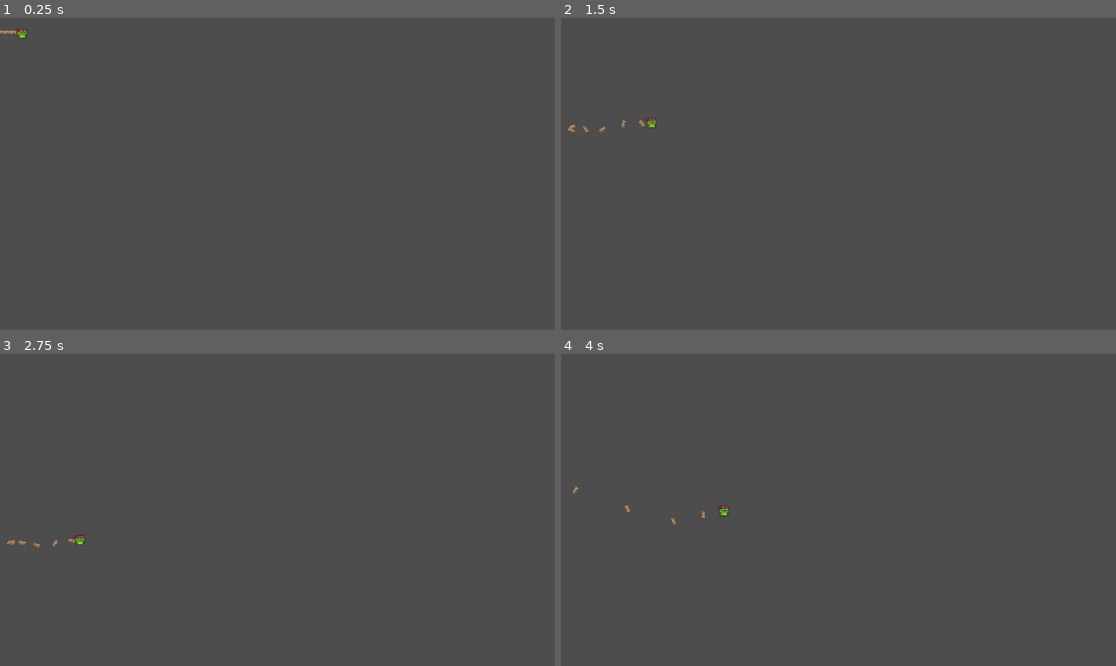
Above: before the commit, frames 1-4 (two rows, left to right).
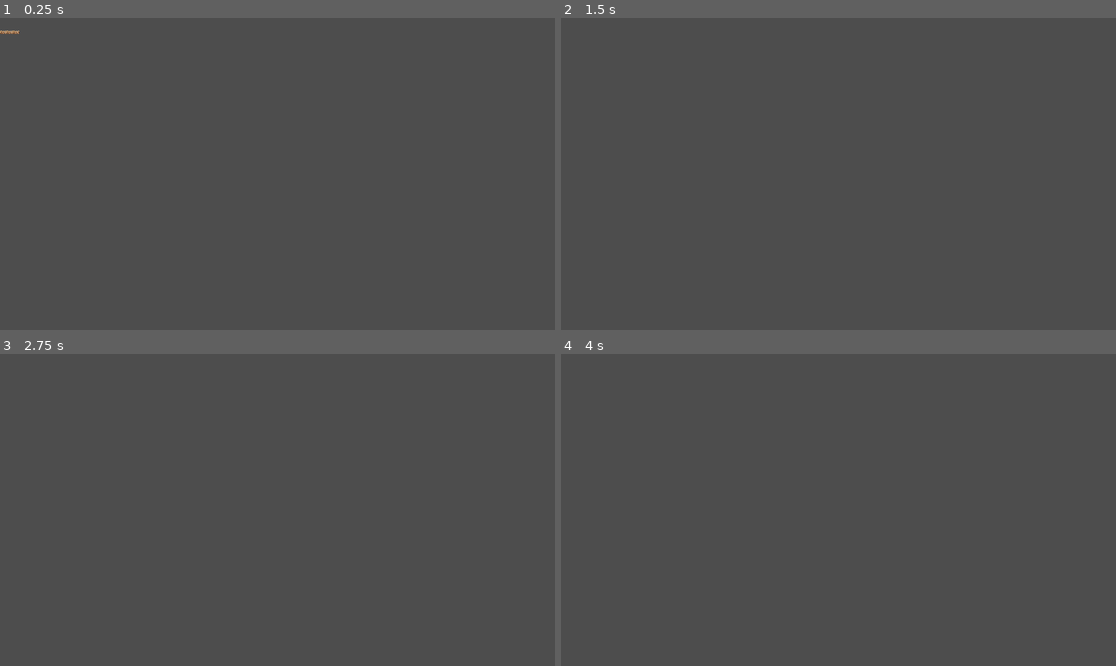
Above: after the commit, the same moments.

Repository: ZeinTonconi/ProyectoFinal---Infografia-2024
Game: Godot game, scene res://scences/Rope.tscn
The game is run twice, just before and just after one commit, with the same random seed, the same clock (stepped at 60 frames per second) and the same inputs.
Inputs:
- Up to frame 1 (0.25 s): no input
- Up to frame 2 (1.5 s): tap Enter at 0.5 s; hold Right (Right player 1) from 0.53 s (still down); tap A (Left player 2) at 0.6 s; tap Up (Up player 1) at 0.77, 1.07 s; tap S (S) at 0.8, 1.35 s
- Up to frame 3 (2.75 s): tap Up (Up player 1) at 1.52, 1.82, 2.3 s; tap W (W, bound only before the commit) at 1.55, 2.1 s; release Right (Right player 1) at 2.03 s; hold Left (Left player 1) from 2.03 s (still down)
- Up to frame 4 (4 s): tap Space at 2.75 s; release Left (Left player 1) at 2.78 s; hold Right (Right player 1) from 2.78 s (still down); tap Up (Up player 1) at 2.85, 3.02, 3.32, 3.77 s; tap A (Left player 2) at 3.05, 3.6 s; tap S (S) at 3.8 s

The runs differ from the first frame. In frame 1, less than 0.1% of the frame differs, in the area x 2-5%, y 3-7%; in frame 2, 0.1%, in the area x 1-18%, y 31-37%; in frame 3, 0.1%; in frame 4, 0.1%.

Commit message:
Rope one node

Diff:
--- a/project.godot
+++ b/project.godot
@@ -37,7 +37,7 @@
 "events": [Object(InputEventKey,"resource_local_to_scene":false,"resource_name":"","device":-1,"window_id":0,"alt_press …(195 unchanged characters)…
 ]
 }
-W={
+"Up player 2"={
 "deadzone": 0.5,
 "events": [Object(InputEventKey,"resource_local_to_scene":false,"resource_name":"","device":0,"window_id":0,"alt_presse …(189 unchanged characters)…
 ]
--- a/scences/Main.tscn
+++ b/scences/Main.tscn
@@ -1,5 +1,6 @@
-[gd_scene load_steps=5 format=3 uid="uid://dd4bw41drq5sj"]
+[gd_scene load_steps=6 format=3 uid="uid://dd4bw41drq5sj"]
 
+[ext_resource type="Script" path="res://scripts/main.gd" id="1_8kj1k"]
 [ext_resource type="PackedScene" uid="uid://bi3xn1sksxo8d" path="res://scences/Rope.tscn" id="1_ylvx1"]
 [ext_resource type="PackedScene" uid="uid://b3yx4k5u7xex6" path="res://scences/player.tscn" id="2_6h1sw"]
 [ext_resource type="Texture2D" uid="uid://bhp33rm7swhio" path="res://assets/Objects/Blue.png" id="3_qxxpj"]
@@ -8,12 +9,14 @@
 size = Vector2(474, 14)
 
 [node name="Main" type="Node2D"]
+script = ExtResource("1_8kj1k")
 
 [node name="Player1" parent="." instance=ExtResource("2_6h1sw")]
-position = Vector2(52, 108)
+position = Vector2(53, 109)
 
 [node name="Player2" parent="." instance=ExtResource("2_6h1sw")]
 position = Vector2(144, 109)
+isPlayer1 = false
 
 [node name="Rope" parent="." instance=ExtResource("1_ylvx1")]
 position = Vector2(96, 112)
--- a/scences/Rope.tscn
+++ b/scences/Rope.tscn
@@ -1,13 +1,13 @@
-[gd_scene load_steps=5 format=3 uid="uid://bi3xn1sksxo8d"]
+[gd_scene load_steps=4 format=3 uid="uid://bi3xn1sksxo8d"]
 
 [ext_resource type="Texture2D" uid="uid://cpd7bcutv5xnb" path="res://assets/Objects/Ropee.png" id="1_q5pwm"]
-[ext_resource type="PackedScene" uid="uid://b3yx4k5u7xex6" path="res://scences/player.tscn" id="2_jrtja"]
 
 [sub_resource type="RectangleShape2D" id="RectangleShape2D_jfv2e"]
 size = Vector2(274, 188.75)
 
-[sub_resource type="RectangleShape2D" id="RectangleShape2D_si3dw"]
-size = Vector2(704.25, 20)
+[sub_resource type="CapsuleShape2D" id="CapsuleShape2D_lpvcg"]
+radius = 6.0
+height = 16.0
 
 [node name="Rope" type="Node2D"]
 
@@ -121,27 +121,26 @@
 scale = Vector2(0.05, 0.05)
 shape = SubResource("RectangleShape2D_jfv2e")
 
-[node name="PinJoint2D6" type="PinJoint2D" parent="."]
-position = Vector2(38, 1)
-node_a = NodePath("../Rope6")
-node_b = NodePath("../Player")
+[node name="RigidBodyP1" type="RigidBody2D" parent="."]
+position = Vector2(-39, 1)
+metadata/_edit_group_ = true
 
-[node name="Player" parent="." instance=ExtResource("2_jrtja")]
-position = Vector2(47, -4)
-collision_mask = 2
+[node name="CollisionShape2D" type="CollisionShape2D" parent="RigidBodyP1"]
+shape = SubResource("CapsuleShape2D_lpvcg")
 
-[node name="StaticBody2D" type="StaticBody2D" parent="."]
-collision_layer = 3
+[node name="PinJoint2DPlayer1" type="PinJoint2D" parent="."]
+position = Vector2(-38, 1)
+node_a = NodePath("../RigidBodyP1")
+node_b = NodePath("../Rope1")
 
-[node name="CollisionShape2D" type="CollisionShape2D" parent="StaticBody2D"]
-position = Vector2(255.125, 411)
-shape = SubResource("RectangleShape2D_si3dw")
+[node name="RigidBodyP2" type="RigidBody2D" parent="."]
+position = Vector2(39, 1)
+metadata/_edit_group_ = true
 
-[node name="Player2" parent="." instance=ExtResource("2_jrtja")]
-position = Vector2(-41, -2)
-collision_mask = 2
-isPlayer1 = false
+[node name="CollisionShape2D" type="CollisionShape2D" parent="RigidBodyP2"]
+shape = SubResource("CapsuleShape2D_lpvcg")
 
-[node name="PinJoint2D7" type="PinJoint2D" parent="."]
-node_a = NodePath("../Rope1")
-node_b = NodePath("../Player2")
+[node name="PinJoint2DPlayer2" type="PinJoint2D" parent="."]
+position = Vector2(39, 1)
+node_a = NodePath("../RigidBodyP2")
+node_b = NodePath("../Rope6")
--- a/scences/player.gd
+++ b/scences/player.gd
@@ -1,10 +1,13 @@
 extends CharacterBody2D
 
 @export var isPlayer1 = true
+#@export var other_character: CharacterBody2D
 
 var SPEED = 150
 var GRAVITY = ProjectSettings.get_setting("physics/2d/default_gravity")
 var JUMP_SPEED = -600
+var MAX_DISTANCE = 50
+var PULL_FORCE = 500
 
 var input_vector
 
@@ -12,12 +15,14 @@
 	if isPlayer1:
 		input_vector = [
 			"Right player 1",
-			"Left player 1"
+			"Left player 1",
+			"Up player 1"
 		]
 	else:
 		input_vector = [
 			"Right player 2",
-			"Left player 2"
+			"Left player 2",
+			"Up player 2"
 		]
 
 func _physics_process(delta: float) -> void:
@@ -25,7 +30,16 @@
 	velocity.x = right * SPEED
 	velocity.y += GRAVITY * delta
 
-	if Input.is_action_just_pressed("ui_up") and is_on_floor():
+	if Input.is_action_just_pressed(input_vector[2]) and is_on_floor():
 		velocity.y = JUMP_SPEED
 
 	move_and_slide()
+	#
+	#if other_character:
+		#var distance = position.distance_to(other_character.position)
+		#if distance > MAX_DISTANCE:
+			#var pull_direction = (other_character.position - position).normalized()
+			#velocity += pull_direction * PULL_FORCE * delta
+			#other_character.velocity -= pull_direction * PULL_FORCE * delta
+	#else:
+		#print("other_character no está asignado")
--- /dev/null
+++ b/scripts/main.gd
@@ -0,0 +1,29 @@
+extends Node2D
+
+@onready var player_1: CharacterBody2D = $Player1
+@onready var player_2: CharacterBody2D = $Player2
+@onready var rope: PackedScene
+
+# Called when the node enters the scene tree for the first time.
+func _ready() -> void:
+	if rope:
+		# Instancia la cuerda desde la escena empaquetada
+		var rope_instance = rope.instantiate()
+		add_child(rope_instance)
+
+		# Obtiene los nodos PinJoint2D en la cuerda
+		var connection1 = rope_instance.get_node("PinJoint2DPlayer1")
+		var connection2 = rope_instance.get_node("PinJoint2DPlayer2")
+
+		if connection1 and connection2:
+			# Conecta los extremos de la cuerda a los personajes
+			connection1.node_a = player_1
+			connection1.node_b = rope_instance.get_node("RigidBodyP1")
+			connection2.node_a = player_2
+			connection2.node_b = rope_instance.get_node("RigidBodyP2")
+	else:
+		print("Rope scene is not assigned.")
+
+# Called every frame. 'delta' is the elapsed time since the previous frame.
+func _process(delta: float) -> void:
+	pass
